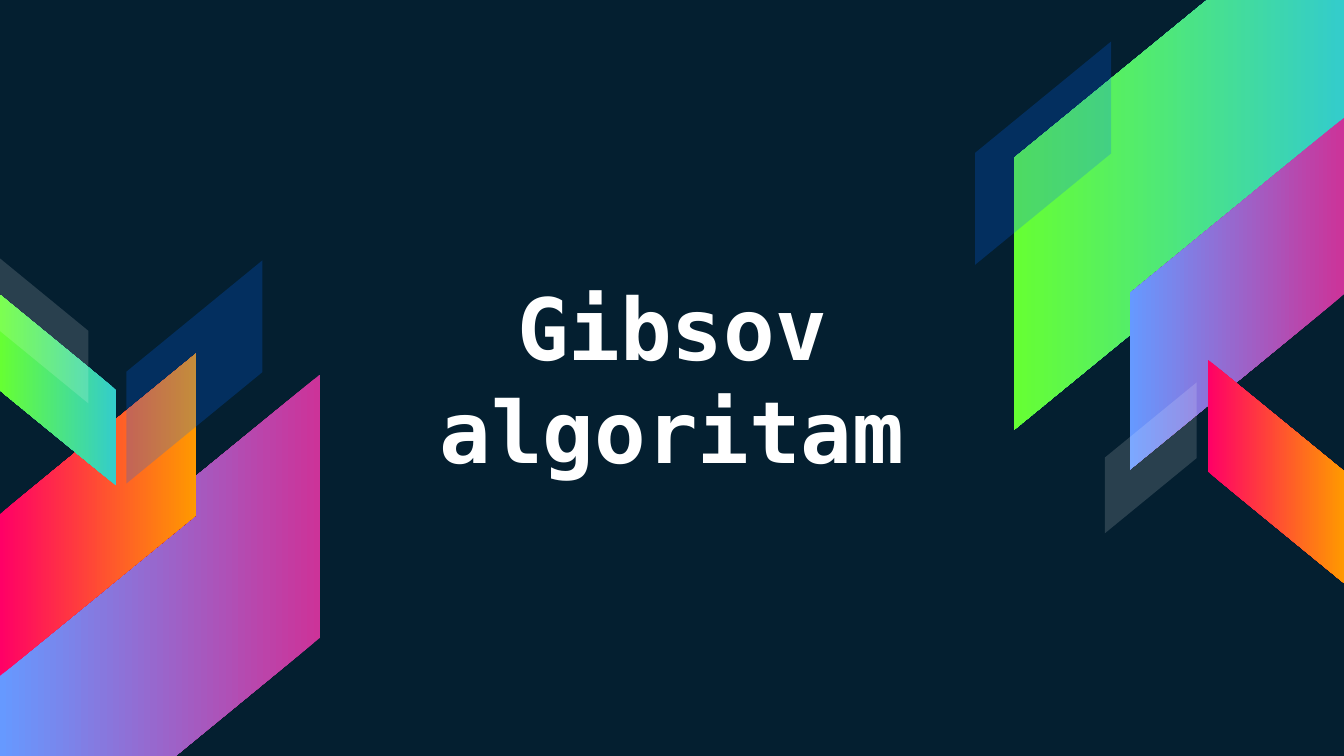
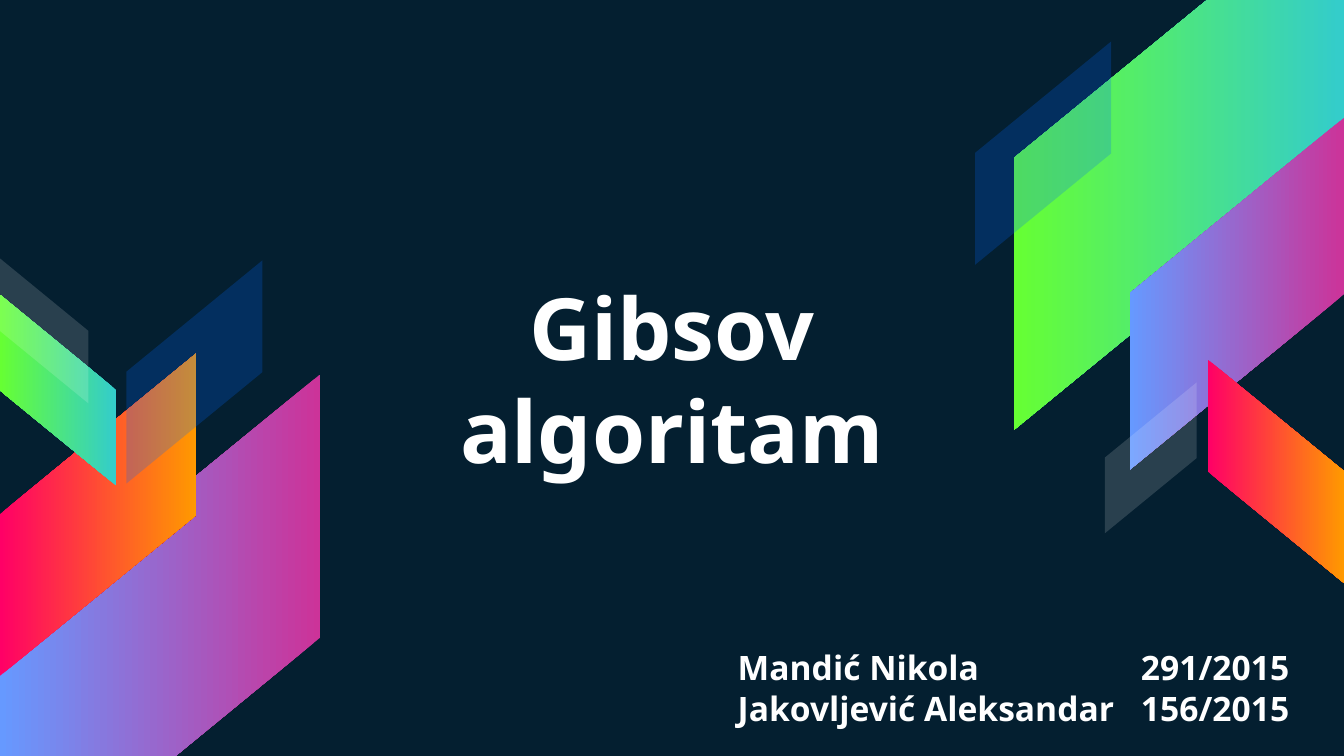
Before and after one commit to AlexJakovljevic/Gibbs-Sampling, a slide deck: slide 1 of gibbs.pptx. Drawn at 1344x756 pixels with LibreOffice and Linux fonts; fonts in the diff are those of the drawing. Boxes give left, top, right and bottom in pixels: in the first picture for what was removed or moved away, otherwise in the second. Text is boxed around its words. In the diff, an @@ line names an element or a change of style, - is before the commit and + after.

```diff
--- a/gibbs.pptx
+++ b/gibbs.pptx
@@ text "Gibsov algoritam" at box(460, 294, 884, 484): font DejaVu Sans Mono to Noto Sans @@
@@ text added at box(738, 654, 1289, 729), 18 pt, text #FFFFFF, bold @@
+Mandić Nikola 291/2015
+Jakovljević Aleksandar 156/2015
```
Also in this commit, not shown: 4 other slides changed, 12 slides added, 21 slides removed.
